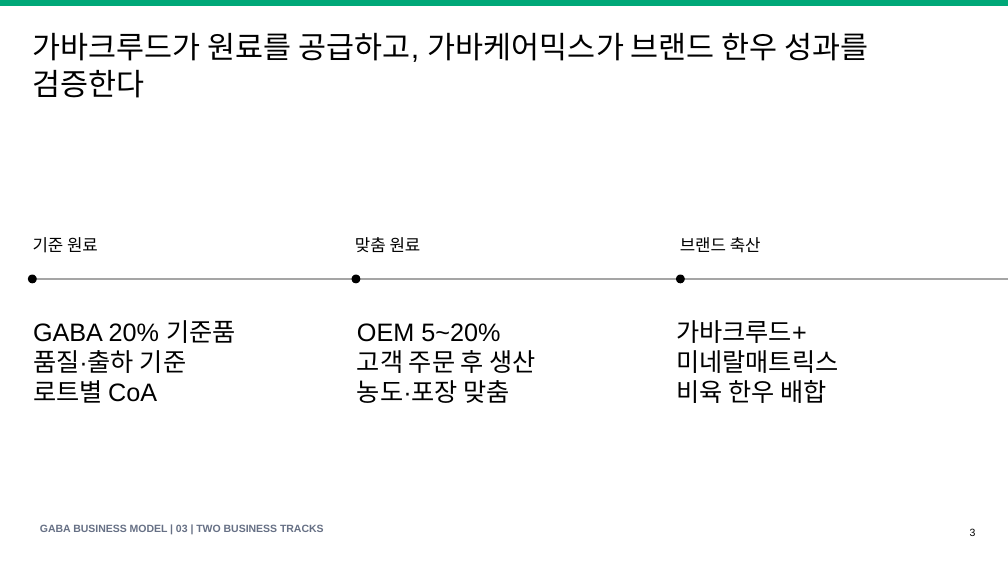
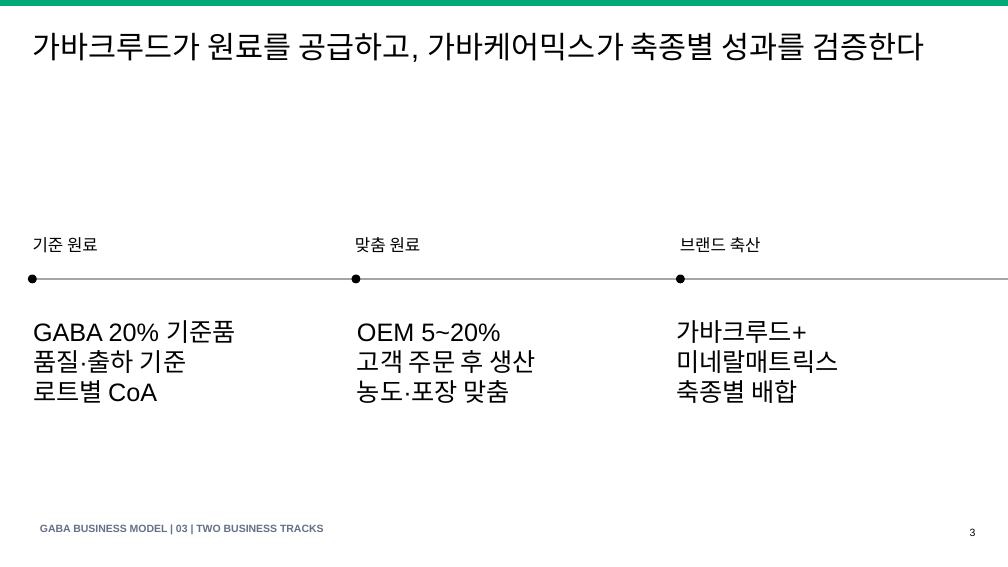
Before and after one commit to KRAdavid/gaba-feed-business-index, a slide deck: slide 3 of GABA_Feed_Business_Model_Speech_Deck_v1.pptx. Drawn at 1008x567 pixels with LibreOffice and Linux fonts; fonts in the diff are those of the drawing. Boxes give left, top, right and bottom in pixels: in the first picture for what was removed or moved away, otherwise in the second. Text is boxed around its words. In the diff, an @@ line names an element or a change of style, - is before the commit and + after.

```diff
--- a/GABA_Feed_Business_Model_Speech_Deck_v1.pptx
+++ b/GABA_Feed_Business_Model_Speech_Deck_v1.pptx
@@ text at [33, 32, 925, 62]: text changed @@
-가바크루드가 원료를 공급하고, 가바케어믹스가 브랜드 한우 성과를 검증한다
+가바크루드가 원료를 공급하고, 가바케어믹스가 축종별 성과를 검증한다
@@ text at [676, 380, 797, 403]: text changed @@
-비육 한우 배합
+축종별 배합
```
Also in this commit, not shown: 7 other slides changed, 17 other files.
